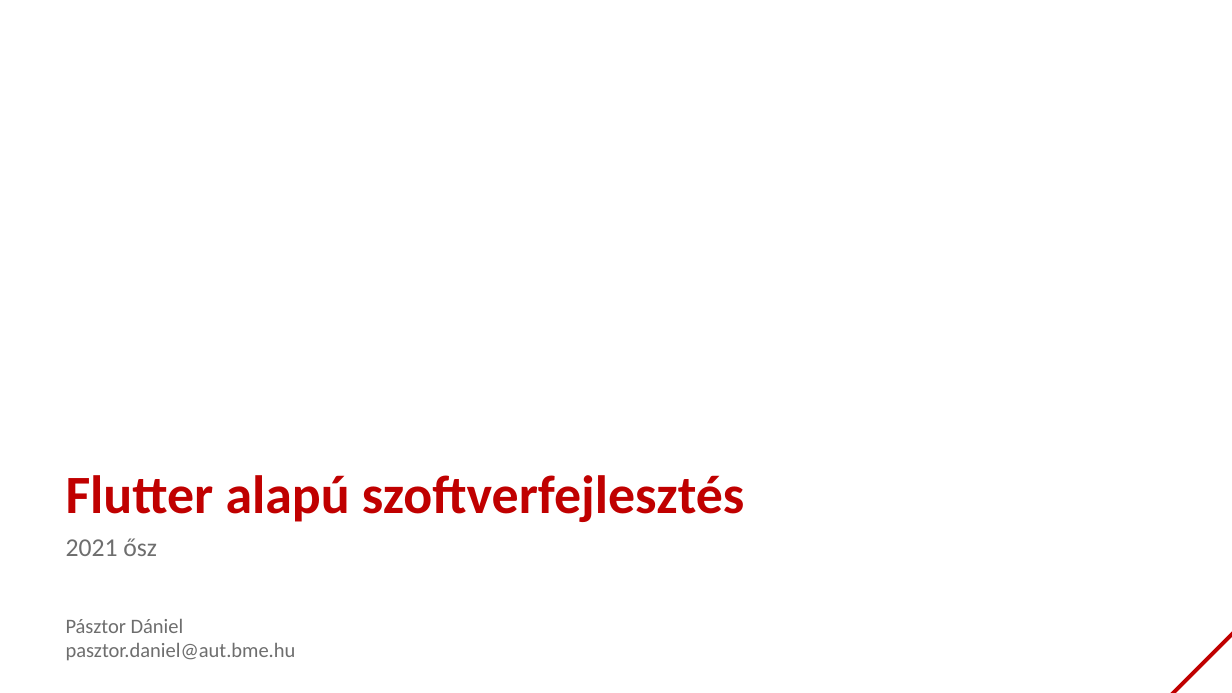
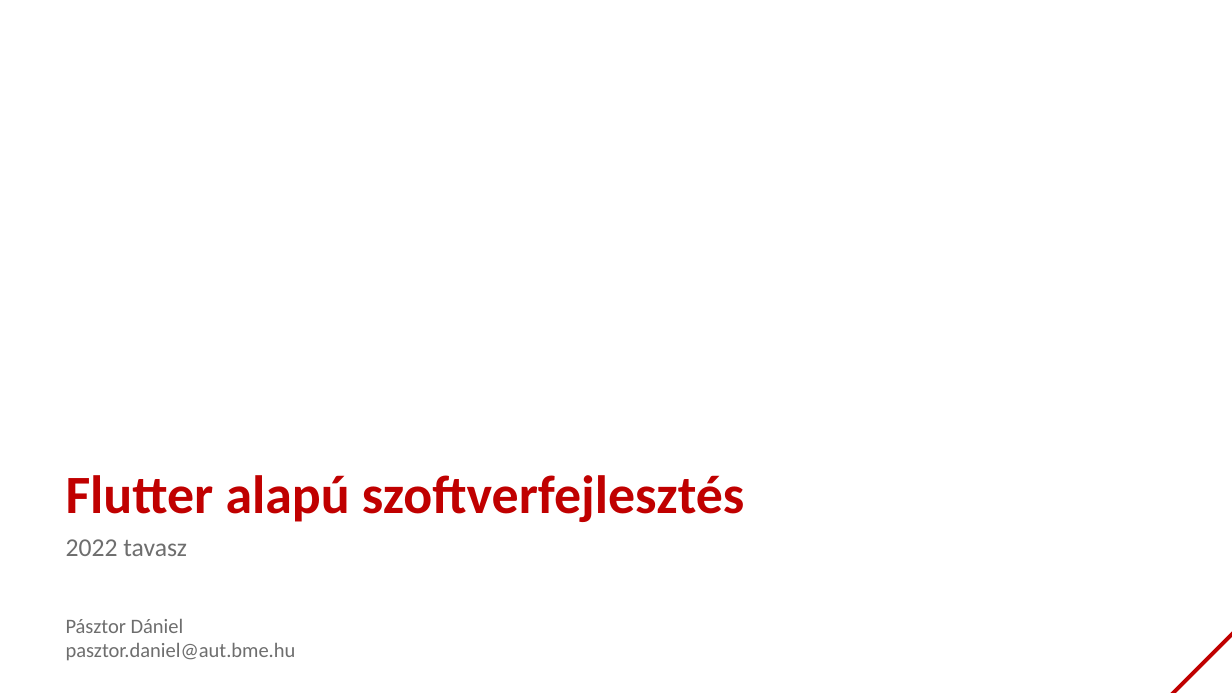
Before and after one commit to bmeaut/VIAUAV45, a slide deck: slide 1 of extras/lecture_01_2021.pptx. Drawn at 1232x693 pixels with LibreOffice and Linux fonts; fonts in the diff are those of the drawing; background and template pictures are left out. Boxes give left, top, right and bottom in pixels: in the first picture for what was removed or moved away, otherwise in the second. Text is boxed around its words. In the diff, an @@ line names an element or a change of style, - is before the commit and + after.

```diff
--- a/extras/lecture_01_2021.pptx
+++ b/extras/lecture_01_2021.pptx
@@ text at (x1=66, y1=539, x2=187, y2=556): text changed @@
-2021 ősz
+2022 tavasz
```
Also in this commit, not shown: 1 other slide changed, 1 other file.
